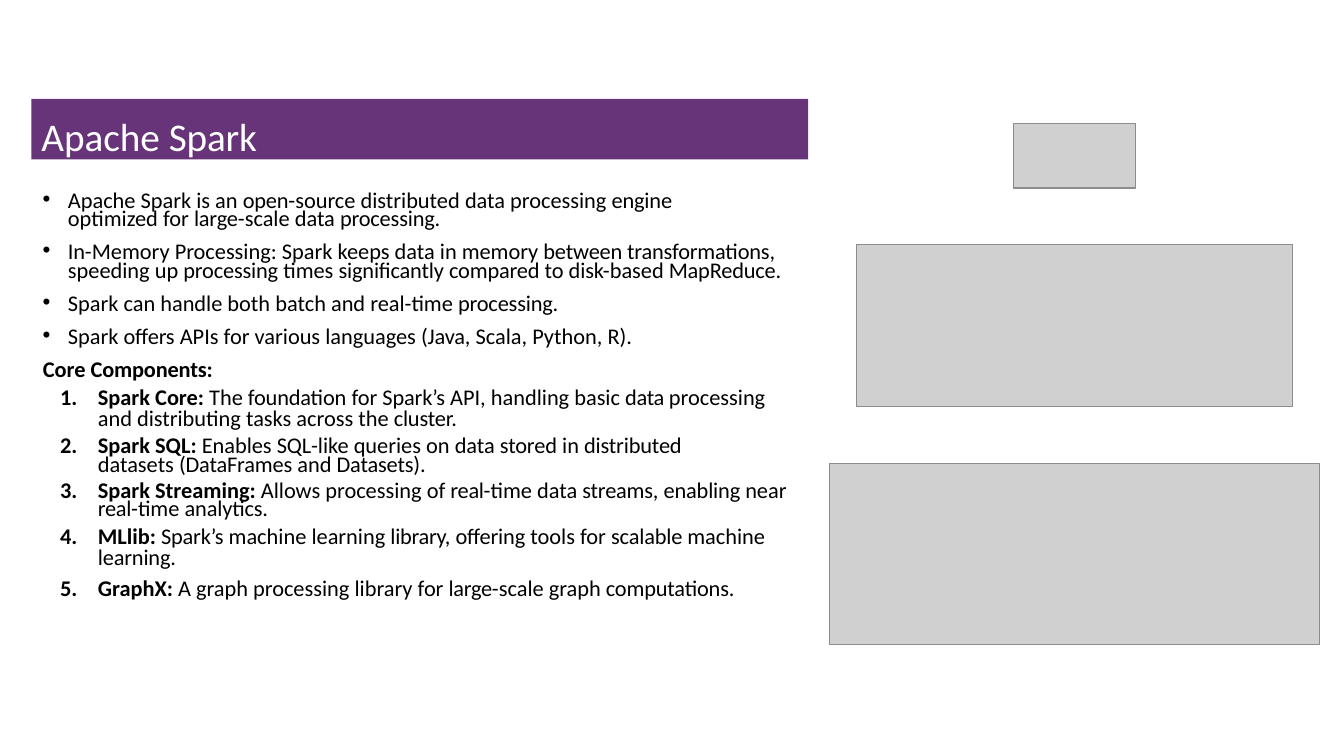
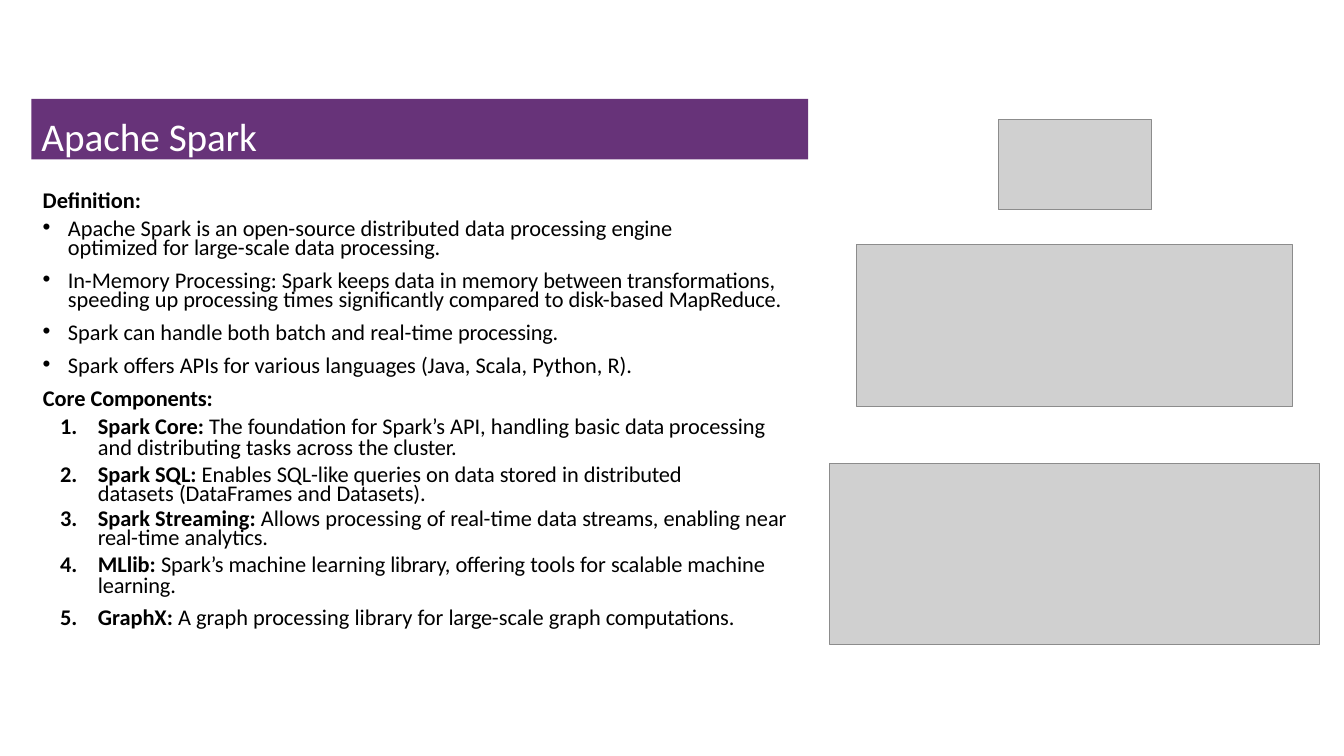
Before and after one commit to msfasha/307401-Big-Data, a slide deck: slide 20 of Lecture Notes/Section 2 - Introduction to Hadoop Eco System/2-Introduction to Hadoop Eco System.pptx. Drawn at 1344x756 pixels with LibreOffice and Linux fonts; fonts in the diff are those of the drawing; grey boxes stand for pictures; background and template pictures are left out. Boxes give left, top, right and bottom in pixels: in the first picture for what was removed or moved away, otherwise in the second. Text is boxed around its words. In the diff, an @@ line names an element or a change of style, - is before the commit and + after.

```diff
--- a/Lecture Notes/Section 2 - Introduction to Hadoop Eco System/2-Introduction to Hadoop Eco System.pptx
+++ b/Lecture Notes/Section 2 - Introduction to Hadoop Eco System/2-Introduction to Hadoop Eco System.pptx
@@ picture: place and size @@
-picture at box(1014, 124, 1136, 189)
+picture at box(998, 120, 1151, 210)
@@ text at box(43, 192, 141, 208): paragraph added @@
+Definition:
```
Also in this commit, not shown: 5 other slides changed, 5 slides added, 1 slide removed, 1 other file.
